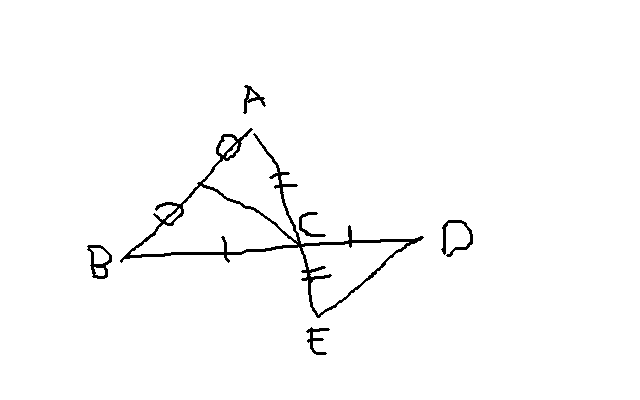
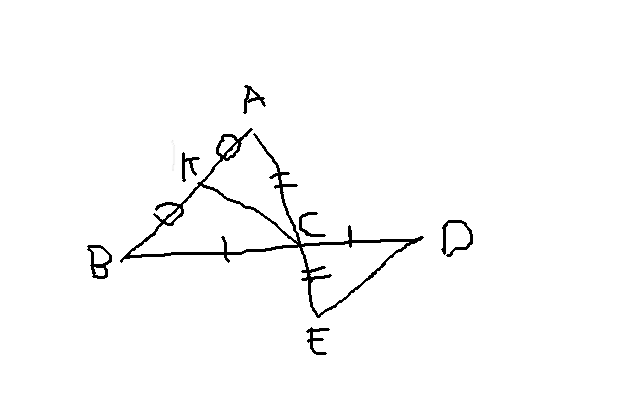
Two versions of the same layered image (640x400). Layer-by-layer changes:
painted on "Arrière-plan" over [171, 140, 200, 182]
